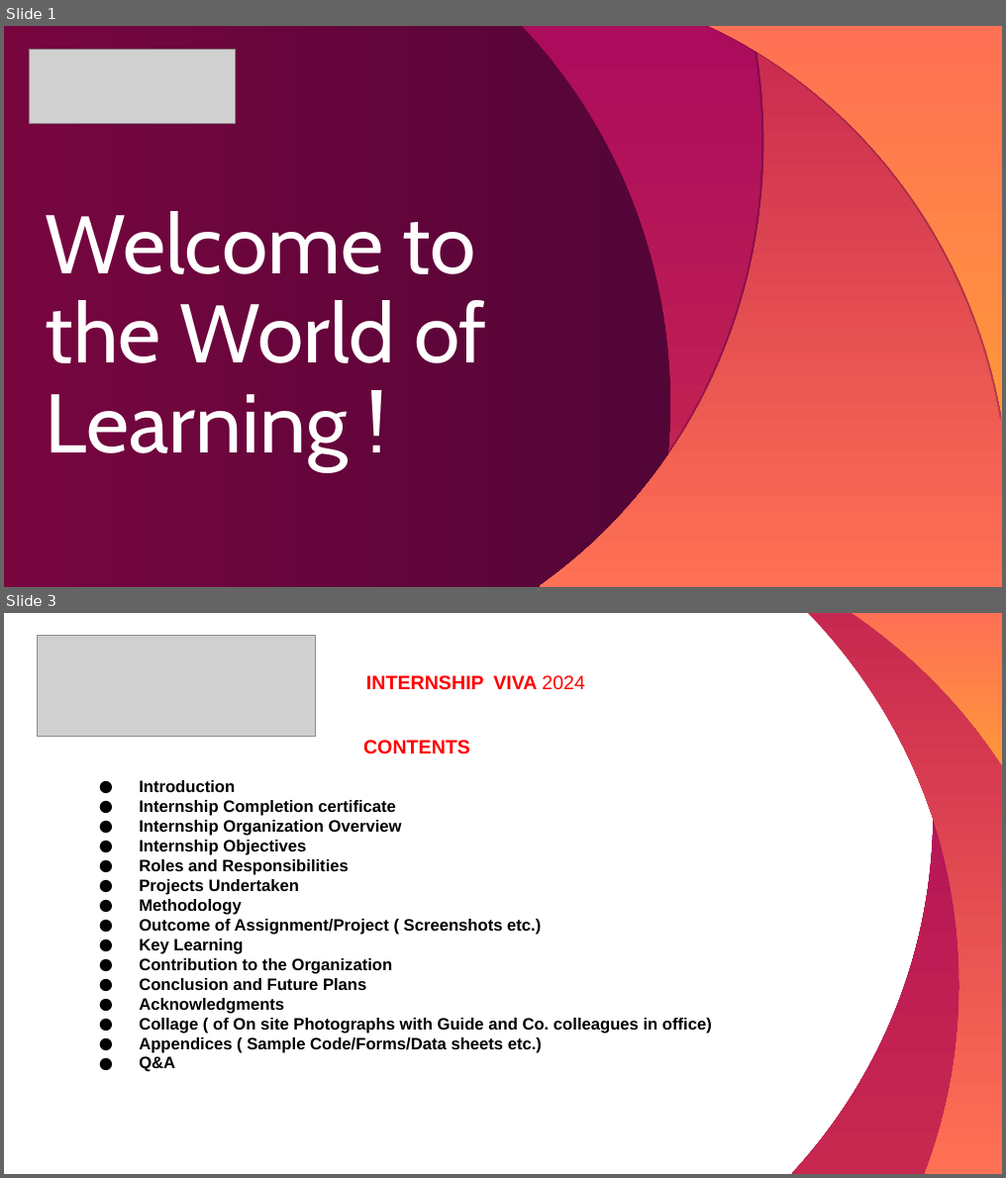
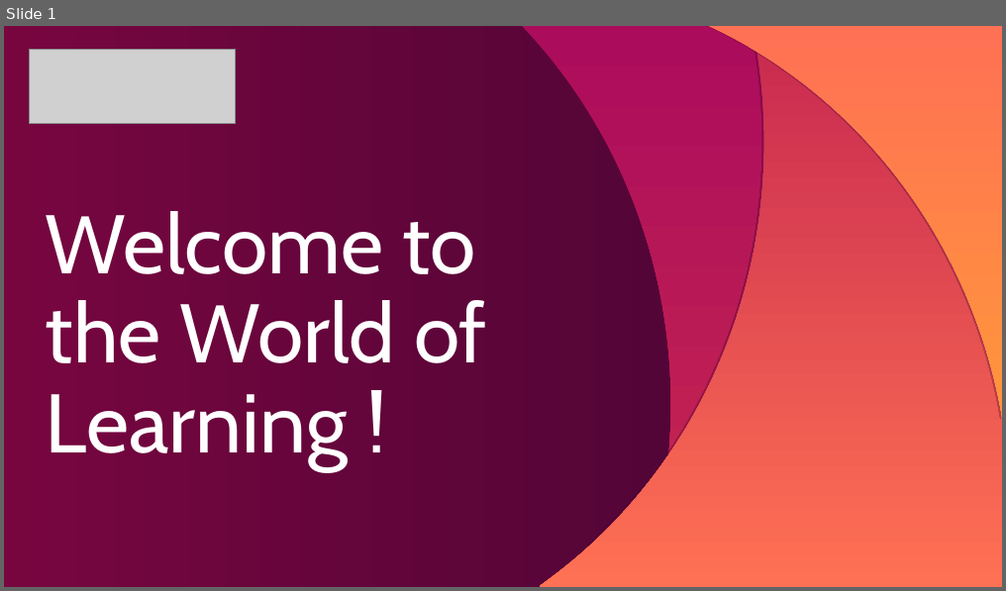
Before and after one commit to lightning-mcqueen01/HTML-basic, a slide deck: week 5/js/Template_internship_Viva2024(1).ppt. Shown one above the other, each under a label of ours: slides 1 and 3 before the commit, slide 1 after it; the slides between them are not shown. The pictures are 1006x1178 and 1006x591 pixels, drawn with LibreOffice and Linux fonts; fonts in the diff are those of the drawing; grey boxes stand for pictures. Boxes give left, top, right and bottom in pixels: in the first picture for what was removed or moved away, otherwise in the second. Text is boxed around its words. In the diff, an @@ line names an element or a change of style, - is before the commit and + after.

```diff
--- a/week 5/js/Template_internship_Viva2024(1).ppt
+++ b/week 5/js/Template_internship_Viva2024(1).ppt
@@ slide 3 removed at <box>4,613,1002,1174</box>, background #FFFFFF @@
@@ picture removed at <box>37,635,315,736</box> @@
@@ freeform shape removed at <box>791,613,1002,1174</box> @@
@@ freeform shape removed at <box>808,613,1002,1174</box> @@
@@ freeform shape removed at <box>851,613,1002,764</box> @@
@@ title removed at <box>366,675,585,690</box> @@
-INTERNSHIP VIVA 2024
@@ text removed at <box>363,740,470,755</box> @@
-CONTENTS
@@ text removed at <box>139,780,712,1072</box> @@
-● Introduction
-● Internship Completion certificate
-● Internship Organization Overview
-● Internship Objectives
-● Roles and Responsibilities
-● Projects Undertaken
-● Methodology
-● Outcome of Assignment/Project ( Screenshots etc.)
-● Key Learning
-● Contribution to the Organization
-● Conclusion and Future Plans
-● Acknowledgments
-● Collage ( of On site Photographs with Guide and Co. colleagues in office)
-● Appendices ( Sample Code/Forms/Data sheets etc.)
-● Q&A
```
Also in this commit, not shown: 1 slide changed, 14 slides added, 6 other slides removed, 31 other files.
